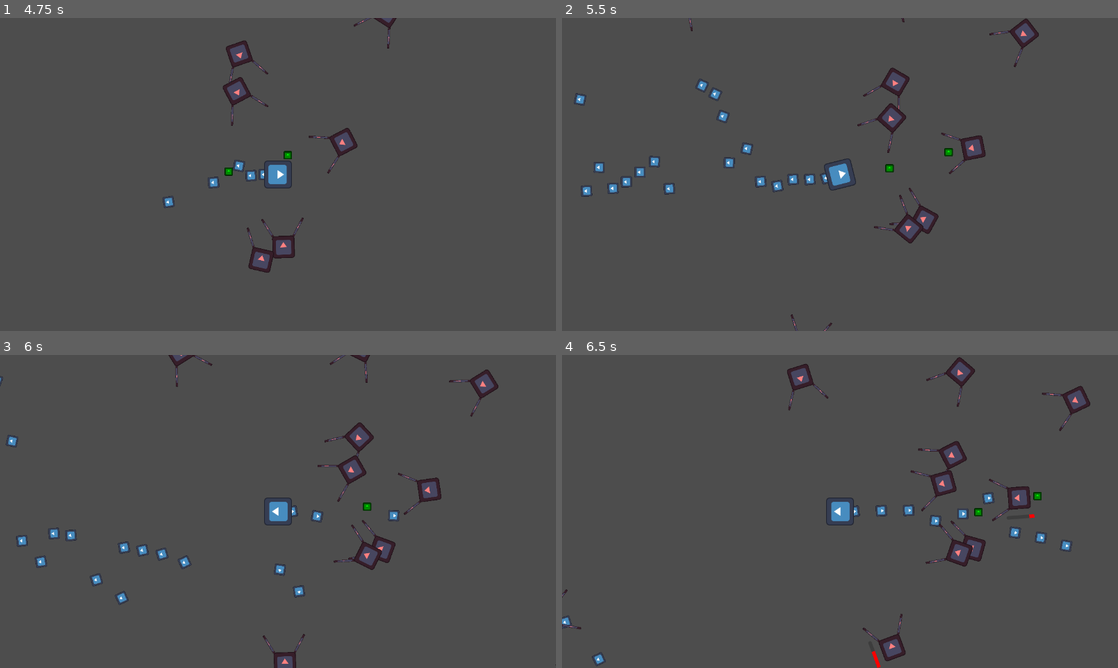
Above: before the commit, frames 1-4 (two rows, left to right).
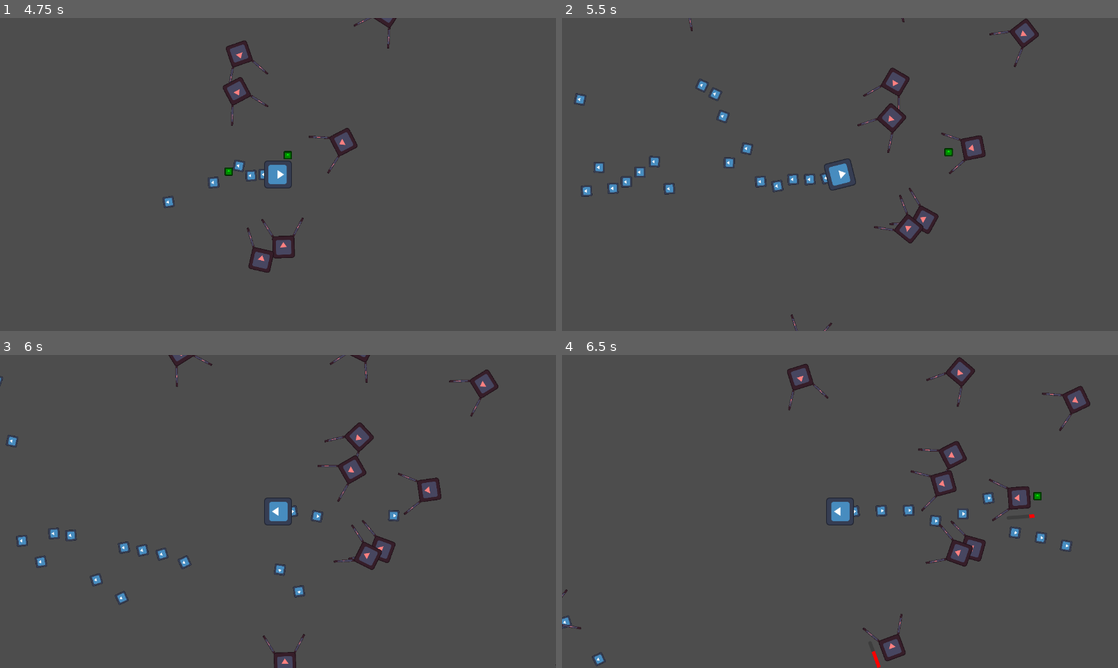
Above: after the commit, the same moments.

Repository: ZenithStar/ggj2024
Game: Godot game, scene res://levels/uipanels/title.tscn
The game is run twice, just before and just after one commit, with the same random seed, the same clock (stepped at 60 frames per second) and the same inputs. The engine's default icon, where the game draws it, is replaced by a stand-in: a white triangle on a blue panel in a dark square.
Inputs (mouse positions are in pixels of both pictures, inside the frame that each line leads up to):
- Up to frame 1 (4.75 s): click "New Game" at 0.5 s; move the mouse to (400, 158) at 1.27 s; hold D (right) 1.28-2 s; click (400, 158) at 1.42 s; drag from (166, 190) to (528, 115) at 2.02 s; move the mouse to (333, 105) at 2.77 s; hold D (right) 2.78-3.5 s; drag from (250, 237) to (511, 158) at 3.52 s; move the mouse to (444, 221) at 4.27 s; hold A (left) from 4.28 s (still down)
- Up to frame 2 (5.5 s): release A (left) at 5 s; drag from (673, 127) to (656, 221) at 5.02 s
- Up to frame 3 (6 s): move the mouse to (305, 511) at 5.77 s; hold S (down) from 5.78 s (still down); click (305, 511) at 5.92 s
- Up to frame 4 (6.5 s): keep holding S (down)

Frame 1 is identical in both runs. In frame 2, less than 0.1% of the frame differs, in the area x 58-60%, y 46-50%; in frame 3, less than 0.1%; in frame 4, less than 0.1%.

Commit message:
Added exp accumulator

Diff:
--- a/prefabs/player.tscn
+++ b/prefabs/player.tscn
@@ -6,6 +6,7 @@
 [ext_resource type="Script" path="res://scripts/EnemySpawner.gd" id="3_58hcw"]
 [ext_resource type="Script" path="res://scripts/DefaultPhysics.gd" id="4_upy5q"]
 [ext_resource type="Script" path="res://scripts/ExperienceVacuum.gd" id="6_acjrj"]
+[ext_resource type="Script" path="res://scripts/ExperienceAccumulator.gd" id="6_pn75x"]
 
 [sub_resource type="RectangleShape2D" id="RectangleShape2D_dg3hd"]
 size = Vector2(60, 60)
@@ -46,6 +47,9 @@
 [node name="DefaultPhysics" type="Node" parent="."]
 script = ExtResource("4_upy5q")
 
+[node name="ExperienceAccumulator" type="Node" parent="."]
+script = ExtResource("6_pn75x")
+
 [node name="ExperienceVacuum" type="Area2D" parent="."]
 collision_layer = 0
 collision_mask = 8
--- /dev/null
+++ b/scripts/ExperienceAccumulator.gd
@@ -0,0 +1,21 @@
+class_name ExperienceAccumulator extends Node
+
+signal level_up(level: int)
+signal changed
+@export var exp_multi_per_level = 2.0**(1.0/5.0)
+@export var base_exp_per_level = 10.0
+var _total_exp: float = 0.0
+
+var level: int = 0
+var current_exp: float = 0.0:
+	set(value):
+		_total_exp += value - current_exp
+		current_exp = value
+		while current_exp >= get_exp_to_level():
+			current_exp -= get_exp_to_level()
+			level += 1
+			level_up.emit(level)
+		changed.emit()
+		print( "Lvl:%s  %s/%s" %[level, current_exp, get_exp_to_level()])
+func get_exp_to_level() -> float:
+	return base_exp_per_level * exp_multi_per_level ** level
--- a/scripts/ExperienceDrop.gd
+++ b/scripts/ExperienceDrop.gd
@@ -6,7 +6,7 @@
 	get_parent().body_entered.connect(on_body_entered)
 
 func on_body_entered(body):
-	var exp_component = body.find_child("Experience")
+	var exp_component = body.find_child("ExperienceAccumulator")
 	if exp_component:
-		exp_component.total_exp += exp_value
+		exp_component.current_exp += exp_value
 		get_parent().queue_free()
Not shown: 1 places in prefabs/player.tscn that only renumber resources
